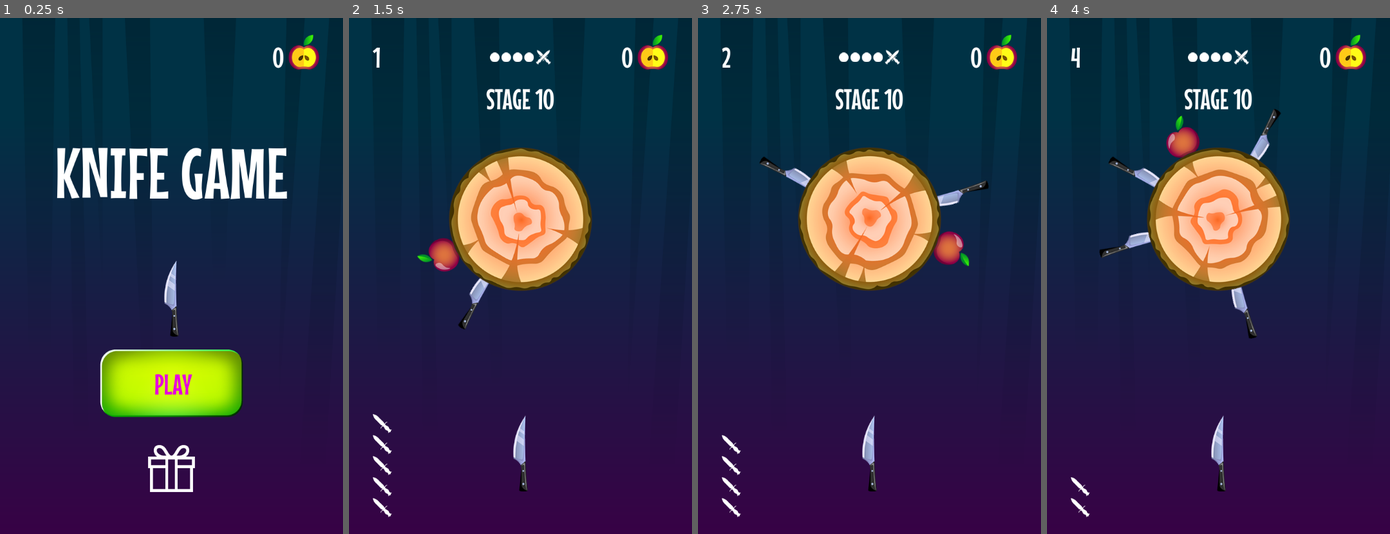
Above: before the commit, frames 1-4 (left to right).
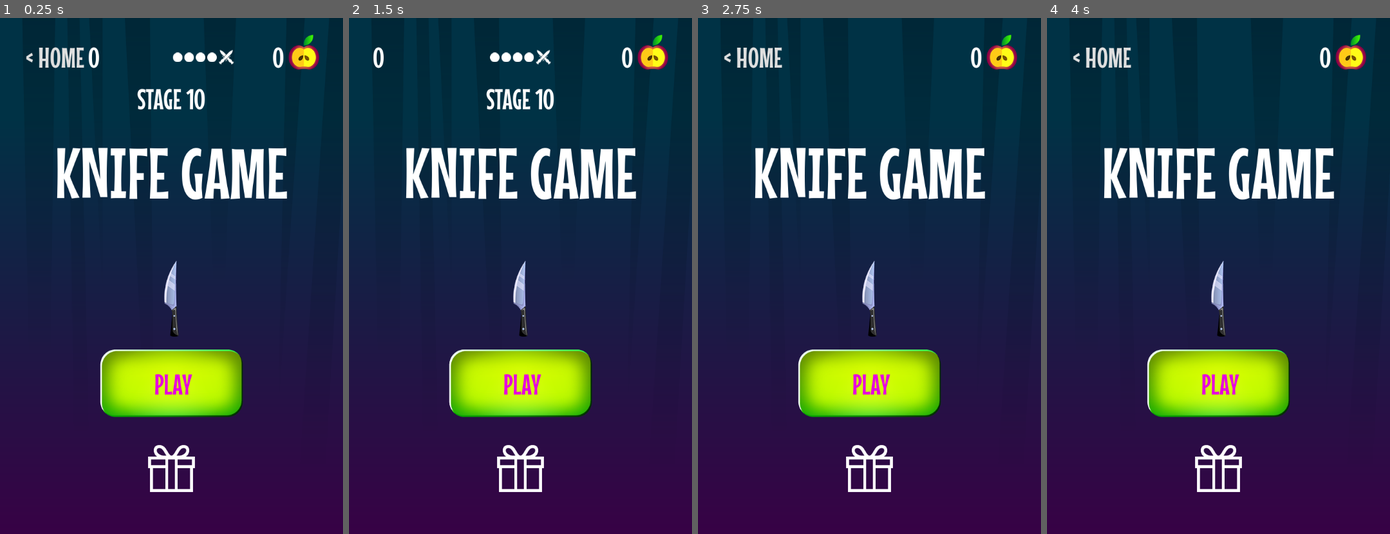
Above: after the commit, the same moments.

Repository: Alex-Grigorovich/Knife-Game
Game: Godot game, scene res://scenes/start screen/start_screen.tscn
The game is run twice, just before and just after one commit, with the same random seed, the same clock (stepped at 60 frames per second) and the same inputs.
Inputs (mouse positions are in pixels of both pictures, inside the frame that each line leads up to):
- Up to frame 1 (0.25 s): no input
- Up to frame 2 (1.5 s): click "PLAY" at 0.5 s; click (520, 384) at 1.25 s, where only the run after the commit has a clickable "PLAY"
- Up to frame 3 (2.75 s): click (869, 466) at 2.02 s
- Up to frame 4 (4 s): click (1101, 59) at 2.75 s, where only the run after the commit has a clickable "< HOME"; click (1218, 466) at 3.52 s

The runs differ from the first frame. In frame 1, 1.2% of the frame differs, in the area x 7-69%, y 5-18%; in frame 2, 19%; in frame 3, 20%; in frame 4, 20%, in the area x 6-84%, y 5-97%.
Error after the commit: Parse Error: Could not preload resource file "res://elements/target_accelerate/target_accelerate.tscn". (res://core/globals.gd:17)

Commit message:
Add accelerated target.
Add accelerated target.

Diff:
--- a/core/globals.gd
+++ b/core/globals.gd
@@ -10,6 +10,11 @@
 	preload("res://assets/knife7.png"),
 	preload("res://assets/knife8.png"),
 	preload("res://assets/knife9.png")
+]
+
+const TARGETS := [
+	preload("res://elements/Targets/target.tscn"),
+	preload("res://elements/target_accelerate/target_accelerate.tscn")
 ]
 
 const location_to_scene = {
@@ -88,13 +93,13 @@
 
 func change_stage(stage_i: int):
 	current_stage = stage_i
-	var stage = get_common_stage()
+	var stage = Stage.new() if current_stage == 1 else get_random_stage()
 	knifes = rng.randi_range(MIN_KNIFES, MAX_KNIFES)
 	Events.knifes_changed.emit(knifes)
 	Events.stage_changed.emit(stage)
 
-func get_common_stage() -> Stage:
-	var stage := Stage.new()
+func get_random_stage() -> Stage:
+	var stage := Stage.new(TARGETS.pick_random())
 	stage.apples = rng.randi_range(0, MAX_STAGE_APPLES)
 	stage.knifes = rng.randi_range(0, MAX_STAGE_KNIFES)
 	return stage
--- /dev/null
+++ b/elements/target_accelerate/target_accelerate.gd
@@ -0,0 +1,19 @@
+extends Target
+
+const ACCELERATION := -PI / 8
+
+var speed_min = PI / 2.0
+var speed_max = PI * 1.5
+
+var acceleration = ACCELERATION
+
+func move(delta: float):
+	if speed <= speed_min:
+		acceleration = ACCELERATION
+	elif  speed >= speed_max:
+		acceleration = -ACCELERATION
+	move_with_acceleration(delta)
+
+func move_with_acceleration(delta: float):
+	speed = speed + (acceleration * delta)
+	rotation -= speed * delta
--- /dev/null
+++ b/elements/target_accelerate/target_accelerate.tscn
@@ -0,0 +1,23 @@
+[gd_scene load_steps=7 format=3 uid="uid://b2kfm34munmps"]
+
+[ext_resource type="PackedScene" uid="uid://dkr1glujhk86t" path="res://elements/Targets/target.tscn" id="1_gherl"]
+[ext_resource type="Script" path="res://elements/target_accelerate/target_accelerate.gd" id="2_dkkn0"]
+[ext_resource type="Texture2D" uid="uid://be686yqc5ixj1" path="res://assets/target2.png" id="3_c400o"]
+[ext_resource type="Texture2D" uid="uid://cyn7aw1mexocv" path="res://assets/target2_1.png" id="4_uduao"]
+[ext_resource type="Texture2D" uid="uid://b84dqln6gi38d" path="res://assets/target2_2.png" id="5_j6xb7"]
+[ext_resource type="Texture2D" uid="uid://lg4fmgcuvcxw" path="res://assets/target2_3.png" id="6_d5rhd"]
+
+[node name="TargetAccelerate" instance=ExtResource("1_gherl")]
+script = ExtResource("2_dkkn0")
+
+[node name="Sprite2D" parent="." index="0"]
+texture = ExtResource("3_c400o")
+
+[node name="TargetParticles2D" parent="." index="3"]
+texture = ExtResource("4_uduao")
+
+[node name="TargetParticles2D2" parent="." index="4"]
+texture = ExtResource("5_j6xb7")
+
+[node name="TargetParticles2D3" parent="." index="5"]
+texture = ExtResource("6_d5rhd")
--- a/scripts/target.gd
+++ b/scripts/target.gd
@@ -26,7 +26,12 @@
 func _ready():
 	knife_particle.texture = Globals.KNIFES_TEXTURES[Globals.active_knife_index]
 
+
+
 func _physics_process(delta):
+	move(delta)
+
+func move(delta: float):
 	rotation += speed * delta
 
 func take_damage():
